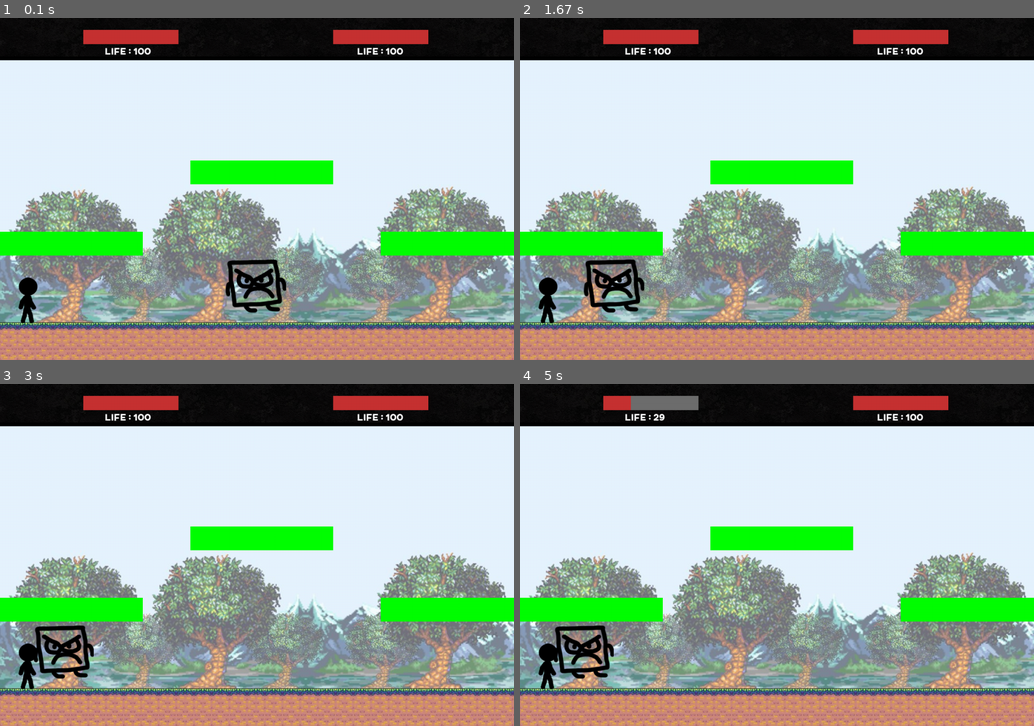
Above: before the commit, frames 1-4 (two rows, left to right).
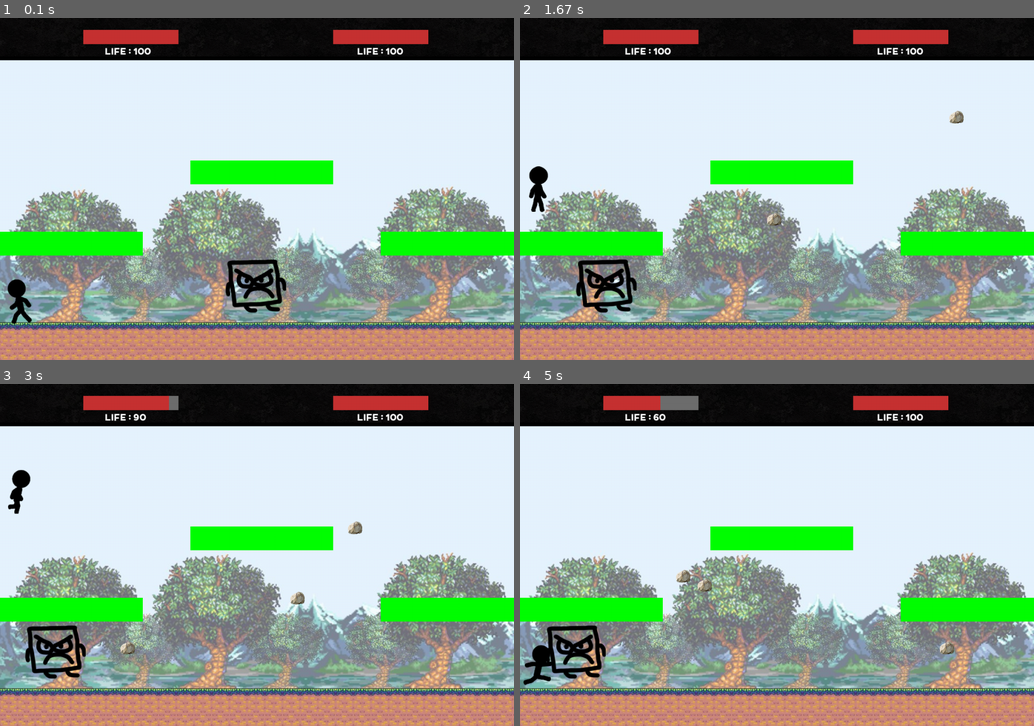
Above: after the commit, the same moments.

Repository: thmspry/jeu-pygame-maths
Game: pygame game, started from Game.py
Two runs of this game, one before a commit and one after it. Both use one fixed random seed, a clock stepped at 60 frames per second and the inputs below.
Inputs:
- Up to frame 1 (0.1 s): no input
- Up to frame 2 (1.67 s): no input
- Up to frame 3 (3 s): no input
- Up to frame 4 (5 s): no input

The runs differ from the first frame. In frame 1, 0.5% of the frame differs, in the area x 1-8%, y 75-90%; in frame 2, 1.8%; in frame 3, 1.9%, in the area x 1-71%, y 3-90%; in frame 4, 1.8%.

Commit message:
ajout trajectoire

Diff:
--- a/Enemy.py
+++ b/Enemy.py
@@ -1,5 +1,8 @@
 import pygame
 import random
+
+from pygame.sprite import Group
+
 from config import *
 
 
@@ -19,6 +22,11 @@
         self.image = Enemy.IMAGES[self.direction]
         self.mask = GameConfig.ENEMY_MASK
         self.delay = 0
+        self.a_tire = False
+        self.tire_autorisee = 3
+        self.direction_tir = 1
+        self.delay_proj = 0
+        self.nb_tir = 0
 
     @staticmethod
     def init_sprites():
@@ -58,6 +66,12 @@
             damage = random.randint(5,30)
             self.life = self.life - damage
         '''
+        self.delay_proj+=1
+
+        if self.delay_proj >= 30 and self.nb_tir<self.tire_autorisee:
+            self.a_tire = True
+            self.delay_proj = 0
+            self.nb_tir+=1
 
         if player.touch_enemy(self):
             self.delay += 1
--- a/Game.py
+++ b/Game.py
@@ -1,3 +1,5 @@
+import sys
+
 import pygame
 from config import *
 from Player import *
@@ -44,7 +46,7 @@
 
         for event in pygame.event.get():
             if event.type == pygame.QUIT:
-                quitting = True
+                sys.exit()
         if game_state.is_win():
             display_message(window, "You WIN", GameConfig.FONT150, GameConfig.windowW / 2, GameConfig.windowH / 2 - 50, GameConfig.YELLOW_GOLD_WIN)
             display_message(window, "Press any key to continue", GameConfig.FONT20, GameConfig.windowW / 2,
--- a/GameState.py
+++ b/GameState.py
@@ -2,6 +2,7 @@
 
 from Enemy import *
 from Player import *
+from Projectile import ProjectileEnemy
 from plateforme import Plateforme
 
 
@@ -19,6 +20,7 @@
             self.platforms_group.add(plateform)
         self.projectiles_group = Group()
         self.delay = 0
+        self.projectile_enemy_group = Group()
 
     def draw(self, window):
         window.blit(GameConfig.Background_IMG, (0, 0))
@@ -26,8 +28,8 @@
         self.enemy.draw(window)
         for plateforme in self.platforms_group:
             pygame.draw.rect(window, (0, 255, 0), plateforme)
-
-        if self.player.a_tire and self.player.delay == 20:
+        #print(self.player.delay, " ", self.enemy.rect.x)
+        if self.player.a_tire and self.player.delay >= 20:
             projectile = Projectile(self.player.rect.x + 20, self.player.rect.y, [GameConfig.ROCK_W, GameConfig.ROCK_H], self.player.direction)
             self.projectiles_group.add(projectile)
             self.player.a_tire = False
@@ -43,6 +45,21 @@
         for projectile in self.projectiles_group:
             projectile.draw(window)
 
+        if self.enemy.a_tire:
+            projectile_enemy = ProjectileEnemy(self.enemy.rect.x +20, self.enemy.rect.y-10, 20, (random.random(), random.random()))
+            self.projectile_enemy_group.add(projectile_enemy)
+            self.enemy.a_tire = False
+        for projectile in self.projectile_enemy_group:
+            projectile.mouvement()
+            if self.player.rect.colliderect(projectile.rect):
+                self.player.get_hit(10, 0, 0)
+                self.projectile_enemy_group.remove(projectile)
+                self.player.rect.x += 3
+                self.enemy.nb_tir-=1
+
+        for projectile in self.projectile_enemy_group:
+            projectile.draw(window)
+
 
 
     def is_win(self):
@@ -52,5 +69,6 @@
         return self.player.life <= 0 and self.enemy.life > 0
 
     def advance_state(self, next_move):
-        self.player.advance_state(next_move, self.enemy)
+        #self.player.advance_state(next_move, self.enemy)
+        self.player.IA(self.enemy)
         self.enemy.advance_state(next_move, self.player)
--- a/Player.py
+++ b/Player.py
@@ -31,12 +31,13 @@
         self.direction = Player.NONE
         self.image = Player.IMAGES[self.direction][self.sprite_count // GameConfig.NB_FRAMES_PER_SPRITE_PLAYER]
         self.mask = Player.MASK[self.direction][self.sprite_count // GameConfig.NB_FRAMES_PER_SPRITE_PLAYER]
-        self.delay = 0
+        self.delay = 19
         self.gameState = gameState
 
         self.a_tire = False
         self.tire_autorisee = 2
         self.direction_tir = 1
+
 
     @staticmethod
     def init_sprites():
@@ -170,3 +171,61 @@
         self.vx = min(self.vx, vx_max)
         self.vx = max(self.vx, vx_min)
         self.rect = self.rect.move(self.vx * GameConfig.DT, self.vy * GameConfig.DT)
+
+    def IA(self, enemy):
+        fx = 0
+        fy = 0
+        projectile = Projectile(self.rect.x + 20, self.rect.y, [GameConfig.ROCK_W, GameConfig.ROCK_H], self.direction)
+        self.direction = 1
+        self.delay +=2
+        print(self.rect.x)
+        if enemy.rect.left-300 < (self.rect.x + 20 + (7 * 20 * self.direction)) < enemy.rect.right:
+            self.a_tire = True
+            if self.delay>=20:
+                self.delay = 0
+        elif self.rect.colliderect(enemy.rect):
+            print("aa")
+            if random.randint(0, 1) == 0:
+                self.punch(enemy, self.delay)
+            else:
+                self.punch_foot(enemy, self.delay)
+        elif (self.rect.x + 20 + (7 * 20 * self.direction)) < enemy.rect.left:
+            fx = GameConfig.force_left_player
+            self.direction = Player.LEFT
+        elif (self.rect.x + 20 + (7 * 20 * self.direction)) > enemy.rect.right:
+            fx = GameConfig.force_right_player
+            self.direction = Player.RIGHT
+        if self.rect.x == 0:
+            fy = GameConfig.FORCEJUMP
+            self.direction = Player.UPR
+
+
+
+
+        self.sprite_count += 1
+        if self.sprite_count >= GameConfig.NB_FRAMES_PER_SPRITE_PLAYER * len(Player.IMAGES[self.direction]):
+            self.sprite_count = 0
+        if not self.touch_border():
+            self.image = Player.IMAGES[self.direction][
+                self.sprite_count // GameConfig.NB_FRAMES_PER_SPRITE_PLAYER
+                ]
+        else:
+            self.image = Player.IMAGES[Player.NONE][0]
+
+        self.mask = Player.MASK[self.direction][self.sprite_count // GameConfig.NB_FRAMES_PER_SPRITE_PLAYER]
+
+        self.vx = fx * GameConfig.DT
+        if self.on_ground() or self.on_platform():
+            self.vy = fy*GameConfig.DT
+        else:
+            self.vy = self.vy + GameConfig.GRAVITY*GameConfig.DT
+
+
+        x, y = self.rect.topleft
+        vy_max = (GameConfig.Y_GROUND-GameConfig.Player_H-y)/GameConfig.DT
+        self.vy = min(self.vy, vy_max)
+        vx_min = -x/GameConfig.DT
+        vx_max = (GameConfig.windowW-GameConfig.Player_W-x)/GameConfig.DT
+        self.vx = min(self.vx, vx_max)
+        self.vx = max(self.vx, vx_min)
+        self.rect = self.rect.move(self.vx * GameConfig.DT, self.vy * GameConfig.DT)
--- a/Projectile.py
+++ b/Projectile.py
@@ -1,3 +1,5 @@
+import math
+
 import pygame
 from config import *
 
@@ -15,13 +17,13 @@
         self.delay = 0
         self.pos = -10
         self.lastY = None
-        self.rebond = False
+        self.rebondD = False
 
     def draw(self, window):
         window.blit(self.image, self.rect)
 
     def mouvement(self, vitesse):
-        if self.rebond:
+        if self.rebondD:
             self.rect.x -= vitesse*self.direction
         else:
             self.rect.x += vitesse * self.direction
@@ -32,9 +34,7 @@
         self.lastY = self.fonction_carre(self.pos)
         self.pos+=1
         if self.rect.x >= GameConfig.windowW or self.rect.x <= 0:
-            self.rebond = True
-
-        print(self.rect.x, "       ", self.rect.y)
+            self.rebondD = True
         self.delay += 1
         if self.delay == 3:
             self.image = pygame.transform.rotate(self.image, -90)
@@ -46,3 +46,31 @@
 '''
     def fonction_carre(self, x):
         return 0.07*(x**2)+3*x
+
+class ProjectileEnemy(pygame.sprite.Sprite):
+
+    def __init__(self, x, y, vitesse, direction):
+        super().__init__()
+        self.pos = pygame.math.Vector2((x, y))
+        self.vitesse = vitesse
+        self.dir = pygame.math.Vector2(direction).normalize()
+        self.image = GameConfig.ROCK_IMG
+        self.rect = self.image.get_rect(center = (round(self.pos.x), round(self.pos.y)))
+
+    def draw(self, window):
+        window.blit(self.image, self.rect)
+
+    def reflect(self, NV):
+        self.dir= self.dir.reflect(pygame.math.Vector2(NV))
+
+    def mouvement(self):
+        self.pos += self.dir * self.vitesse
+        self.rect.center = round(self.pos.x), round(self.pos.y)
+        if self.rect.left <= 0:
+            self.reflect((1, 0))
+        if self.rect.right >= GameConfig.windowW:
+            self.reflect((-1, 0))
+        if self.rect.top <= 0:
+            self.reflect((0, 1))
+        if self.rect.bottom >= GameConfig.windowH-100:
+            self.reflect((0,-1))
